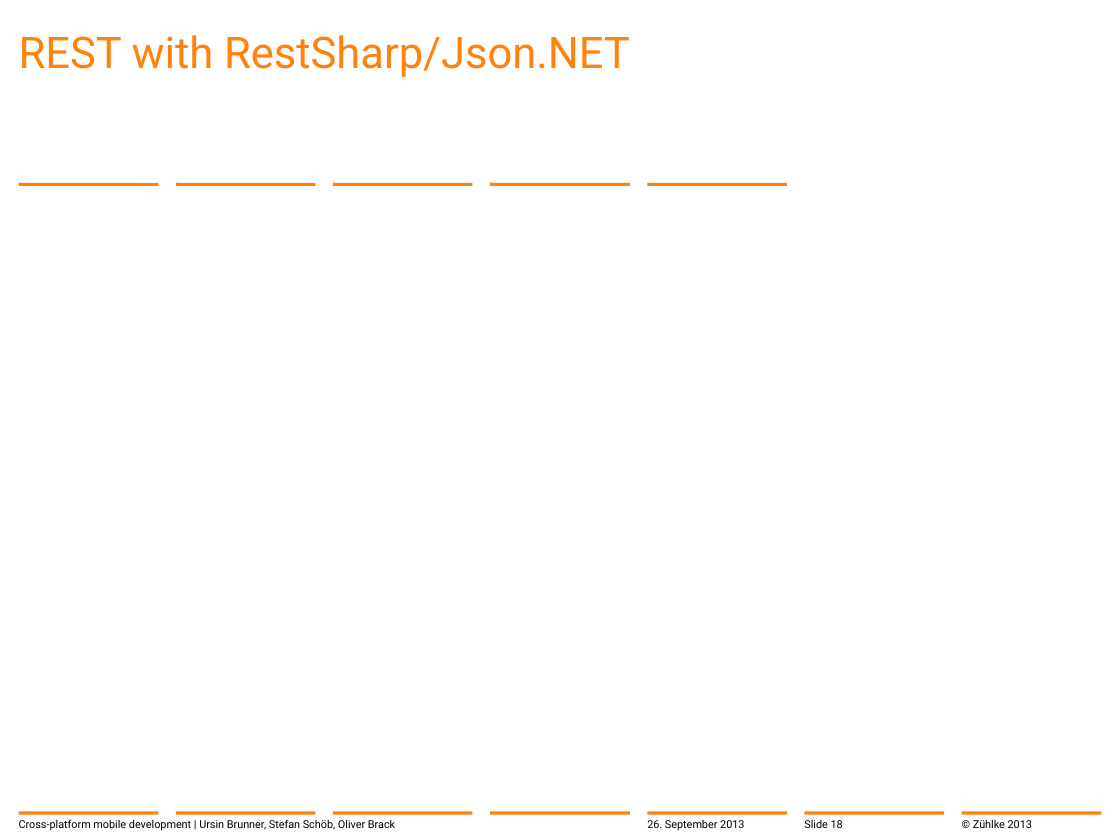
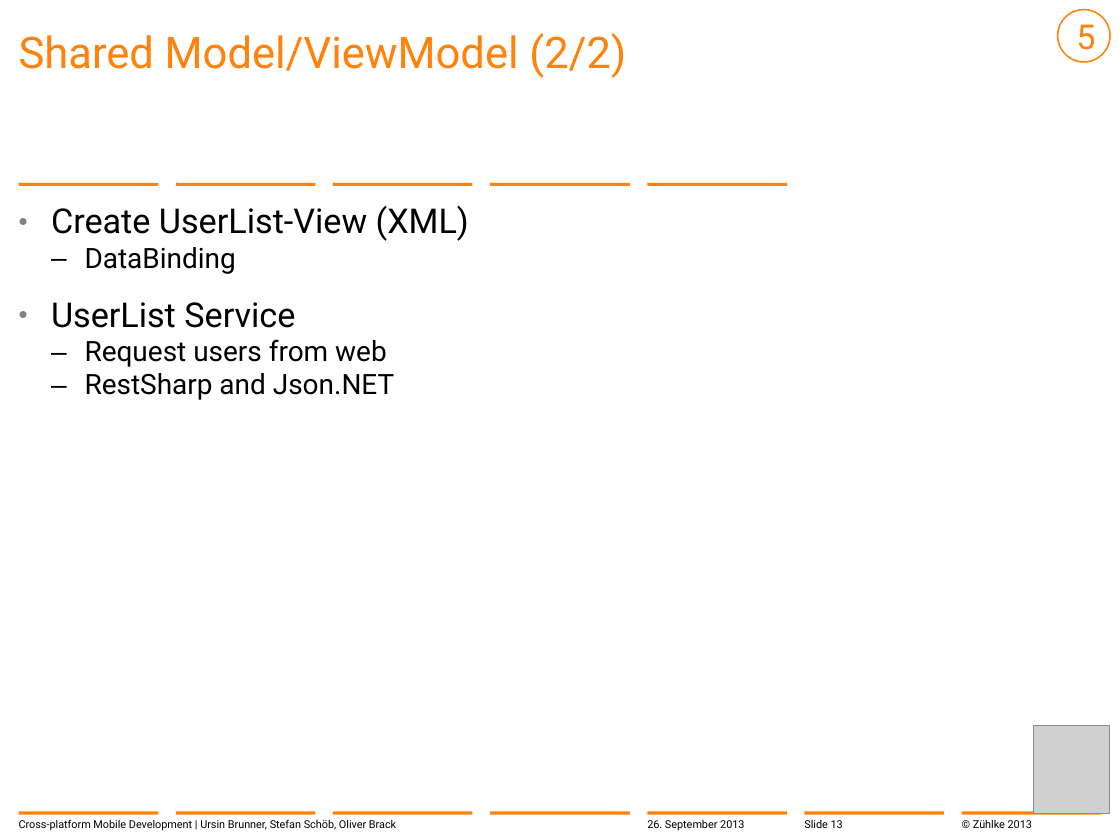
Before and after one commit to brunnurs/zxm, a slide deck: slide 13 of docs/13-09-26 Cross-platform mobile development with C#.pptx (slide 18 before the commit). Drawn at 1120x840 pixels with LibreOffice and Linux fonts; fonts in the diff are those of the drawing; grey boxes stand for pictures; background and template pictures are left out. Boxes give left, top, right and bottom in pixels: in the first picture for what was removed or moved away, otherwise in the second. Text is boxed around its words. In the diff, an @@ line names an element or a change of style, - is before the commit and + after.

```diff
--- a/docs/13-09-26 Cross-platform mobile development with C#.pptx
+++ b/docs/13-09-26 Cross-platform mobile development with C#.pptx
@@ ellipse added at [1057,10,1110,63], outline #FF820A 1 pt, 22 pt, text #FF820A @@
+5
@@ title at [19,33,626,78]: text changed @@
-REST with RestSharp/Json.NET
+Shared Model/ViewModel (2/2)
@@ text added at [51,205,469,400], 18 pt, text #000000 @@
+  • Create UserList-View (XML)
+    – DataBinding
+  • UserList Service
+    – Request users from web
+    – RestSharp and Json.NET
@@ picture added at [1034,726,1110,814] @@
@@ text at [19,819,396,831]: text changed @@
-Cross-platform mobile development | Ursin Brunner, Stefan Schöb, Oliver Brack
+Cross-platform Mobile Development | Ursin Brunner, Stefan Schöb, Oliver Brack
@@ page number at [804,820,843,828]: text changed @@
-Slide 18
+Slide 13
```
Also in this commit, not shown: 24 other slides changed, 1 slide added.
